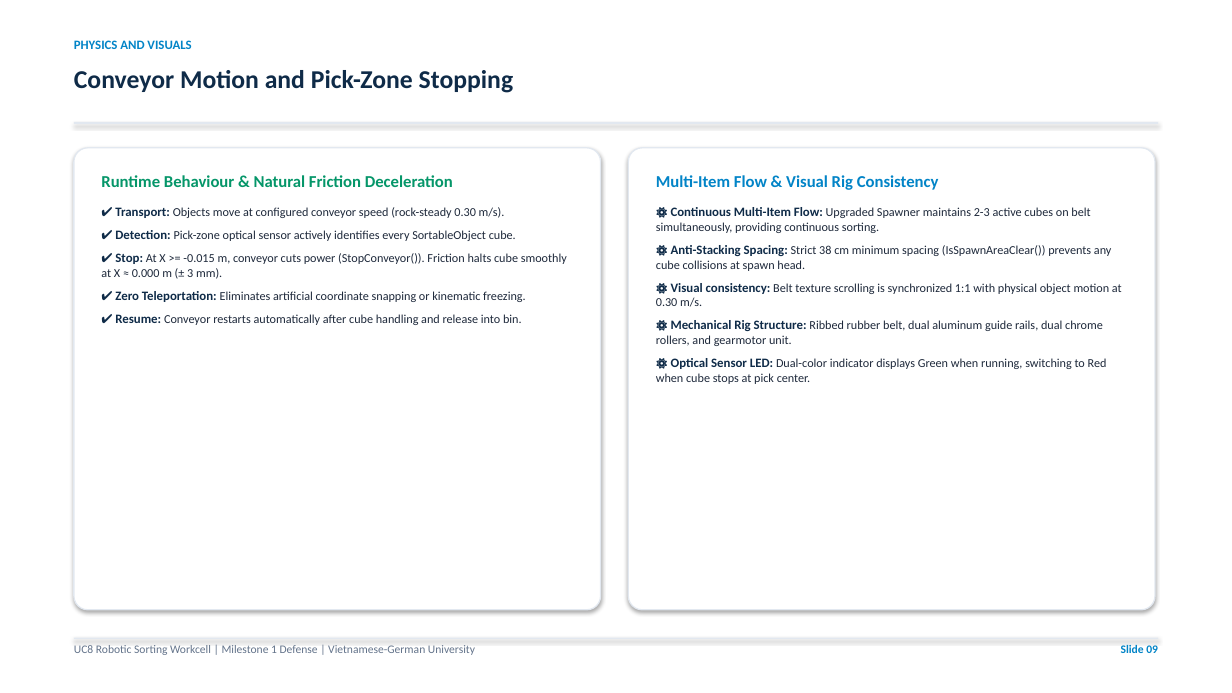
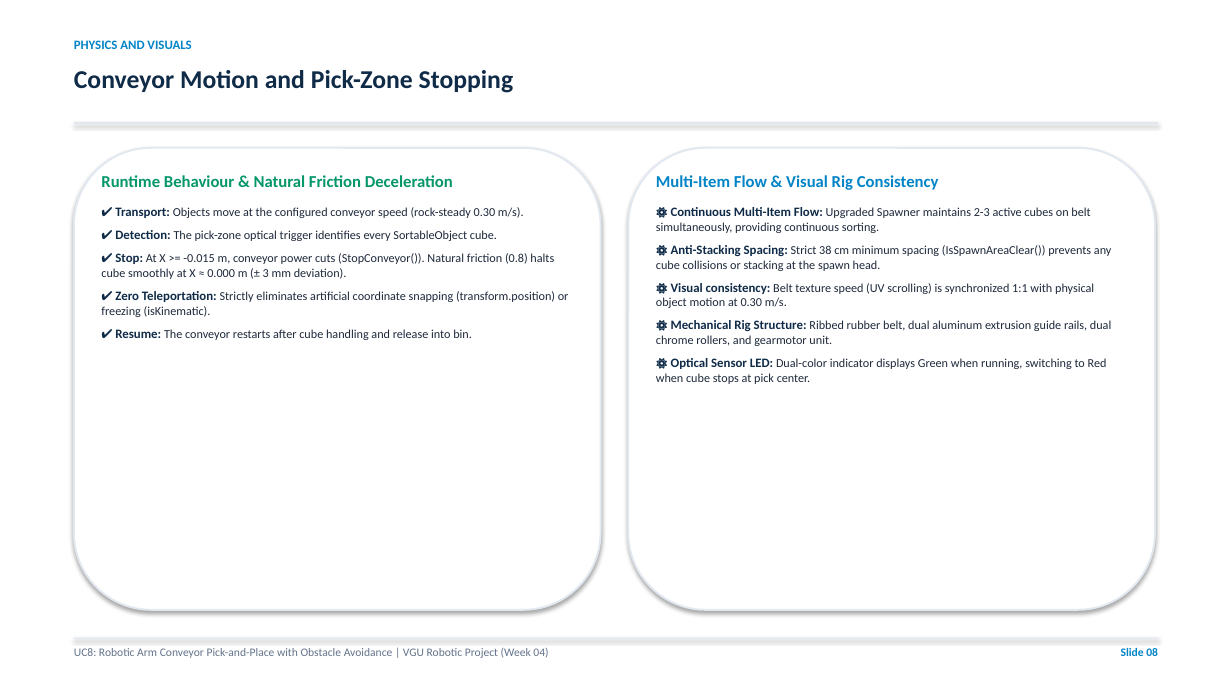
Before and after one commit to Aqikop/VGU26-Project-UC8, a slide deck: slide 8 of docs/week04/UC8_Week04_Milestone1_Presentation.pptx (slide 9 before the commit). Drawn at 1232x693 pixels with LibreOffice and Linux fonts; fonts in the diff are those of the drawing. Boxes give left, top, right and bottom in pixels: in the first picture for what was removed or moved away, otherwise in the second. Text is boxed around its words. In the diff, an @@ line names an element or a change of style, - is before the commit and + after.

Commit message:
docs: restore historical week04 intact and create dedicated docs/week05 for Milestone 1 presentation & report

```diff
--- a/docs/week04/UC8_Week04_Milestone1_Presentation.pptx
+++ b/docs/week04/UC8_Week04_Milestone1_Presentation.pptx
@@ rounded rectangle at box(74, 148, 601, 610): outline #E2E8F0 1 pt to #E2E8F0 1.5 pt; proportions changed @@
@@ rounded rectangle at box(628, 148, 1155, 610): outline #E2E8F0 1 pt to #E2E8F0 1.5 pt; proportions changed @@
@@ text at box(101, 207, 569, 340): text changed @@
-✔ Transport: Objects move at configured conveyor speed (rock-steady 0.30 m/s).
-✔ Detection: Pick-zone optical sensor actively identifies every SortableObject cube.
-✔ Stop: At X >= -0.015 m, conveyor cuts power (StopConveyor()). Friction halts cube smoothly at X ≈ 0.000 m (± 3 mm).
-✔ Zero Teleportation: Eliminates artificial coordinate snapping or kinematic freezing.
-✔ Resume: Conveyor restarts automatically after cube handling and release into bin.
+✔ Transport: Objects move at the configured conveyor speed (rock-steady 0.30 m/s).
+✔ Detection: The pick-zone optical trigger identifies every SortableObject cube.
+✔ Stop: At X >= -0.015 m, conveyor power cuts (StopConveyor()). Natural friction (0.8) halts cube smoothly at X ≈ 0.000 m (± 3 mm deviation).
+✔ Zero Teleportation: Strictly eliminates artificial coordinate snapping (transform.position) or freezing (isKinematic).
+✔ Resume: The conveyor restarts after cube handling and release into bin.
@@ text at box(656, 245, 1111, 346): text changed @@
-⚙ Anti-Stacking Spacing: Strict 38 cm minimum spacing (IsSpawnAreaClear()) prevents any cube collisions at spawn head.
-⚙ Visual consistency: Belt texture scrolling is synchronized 1:1 with physical object motion at 0.30 m/s.
-⚙ Mechanical Rig Structure: Ribbed rubber belt, dual aluminum guide rails, dual chrome rollers, and gearmotor unit.
+⚙ Anti-Stacking Spacing: Strict 38 cm minimum spacing (IsSpawnAreaClear()) prevents any cube collisions or stacking at the spawn head.
+⚙ Visual consistency: Belt texture speed (UV scrolling) is synchronized 1:1 with physical object motion at 0.30 m/s.
+⚙ Mechanical Rig Structure: Ribbed rubber belt, dual aluminum extrusion guide rails, dual chrome rollers, and gearmotor unit.
@@ text at box(74, 648, 548, 658): text changed @@
-UC8 Robotic Sorting Workcell | Milestone 1 Defense | Vietnamese-German University
+UC8: Robotic Arm Conveyor Pick-and-Place with Obstacle Avoidance | VGU Robotic Project (Week 04)
@@ text at box(1121, 648, 1158, 656): text changed @@
-Slide 09
+Slide 08
```
Also in this commit, not shown: 4 other slides changed, 8 slides added, 10 slides removed, 10 other files.
